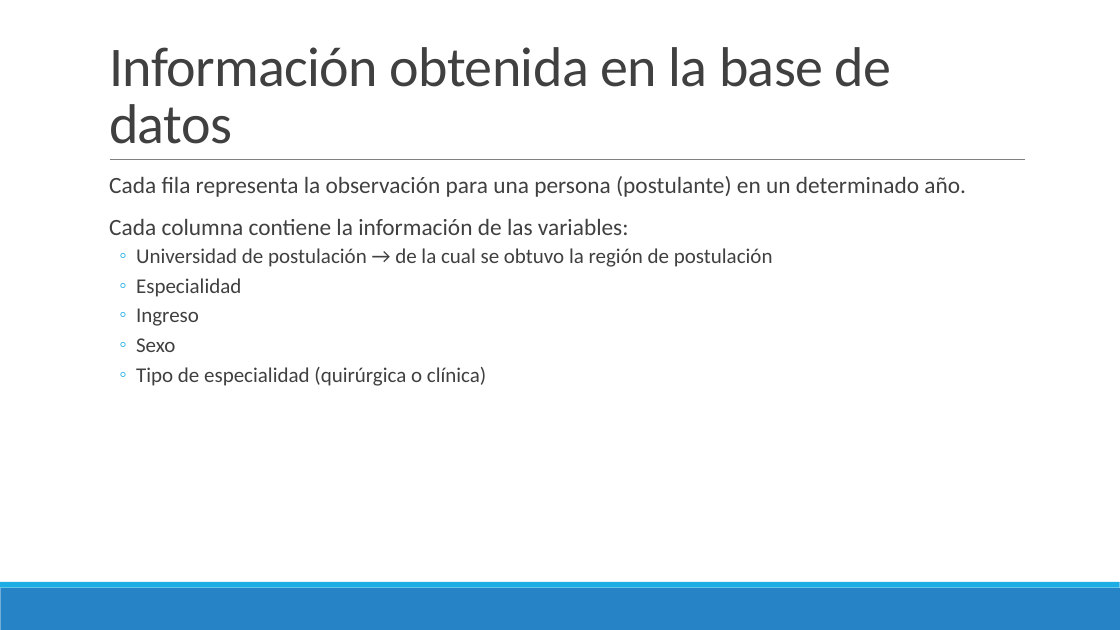
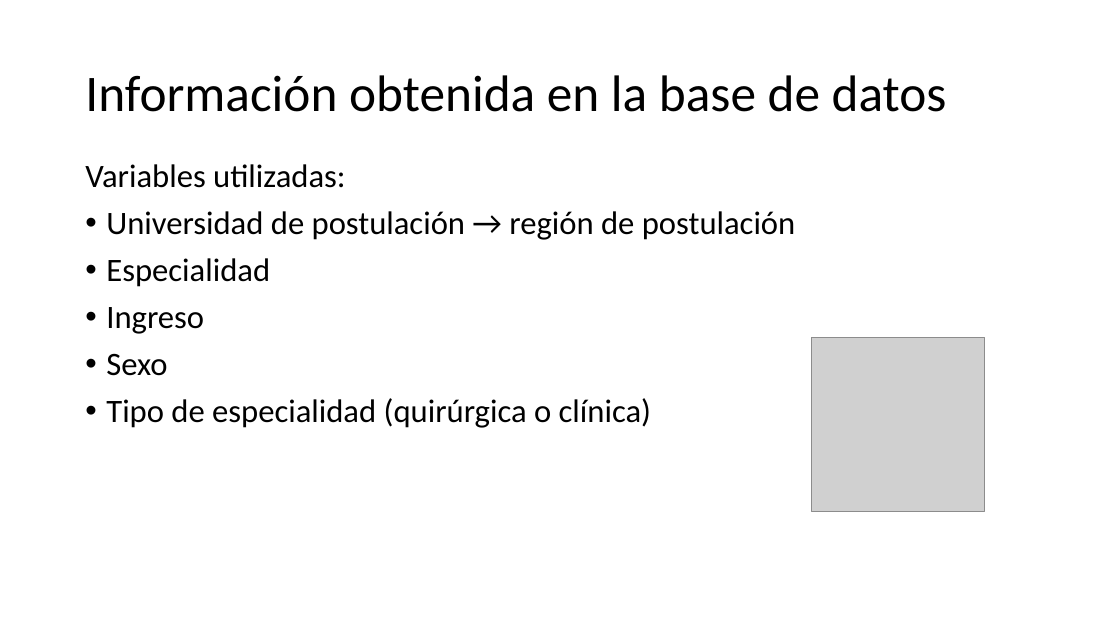
Before and after one commit to danimedi/tesis_genero_especialidades, a slide deck: slide 11 of doc/diapositivas_sustentacion_tesis.pptx (slide 12 before the commit). Drawn at 1120x630 pixels with LibreOffice and Linux fonts; fonts in the diff are those of the drawing; grey boxes stand for pictures; background and template pictures are left out. Boxes give left, top, right and bottom in pixels: in the first picture for what was removed or moved away, otherwise in the second. Text is boxed around its words. In the diff, an @@ line names an element or a change of style, - is before the commit and + after.

```diff
--- a/doc/diapositivas_sustentacion_tesis.pptx
+++ b/doc/diapositivas_sustentacion_tesis.pptx
@@ title "Información obtenida en la base ...": place and size @@
-title "Información obtenida en la base ..." at [109, 47, 892, 144]
+title "Información obtenida en la base ..." at [85, 75, 947, 112]
@@ title "Información obtenida en la base ..." at [85, 75, 947, 112]: size 48 to 44 pt, text colour #404040 to #000000, letter spacing -0.5 to 0 pt; line spacing 0.85 to 0.9; vertical alignment bottom to middle @@
@@ text "Variables utilizadas:": place and size @@
-text "Variables utilizadas:" at [109, 176, 966, 386]
+text "Variables utilizadas:" at [85, 164, 795, 428]
@@ text at [85, 164, 795, 240]: text changed; size 20 to 28 pt; text colour #404040 to #000000 @@
-  Cada fila representa la observación para una persona (postulante) en un determinado año.
-  Cada columna contiene la información de las variables:
-  ◦ Universidad de postulación → de la cual se obtuvo la región de postulación
+Variables utilizadas:
+• Universidad de postulación → región de postulación
@@ line removed from (110, 160) to (1026, 160) @@
@@ text at [106, 258, 651, 428]: size 18 to 28 pt, text colour #404040 to #000000 in "Especialidad", "Ingreso", "Sexo", "Tipo de especialidad (quirúrgica o clínica)"; bullet ◦ to •; list level 2 to 1 in "Especialidad"; list level 2 to 1 in "Ingreso"; list level 2 to 1 in "Sexo"; list level 2 to 1 in "Tipo de especialidad (quirúrgica o ..." @@
@@ picture added at [812, 338, 986, 512] @@
@@ rectangle removed at [0, 588, 1120, 630] @@
@@ rectangle removed at [0, 582, 1120, 588] @@
```
Also in this commit, not shown: 64 other slides changed, 6 slides added, 7 slides removed.
